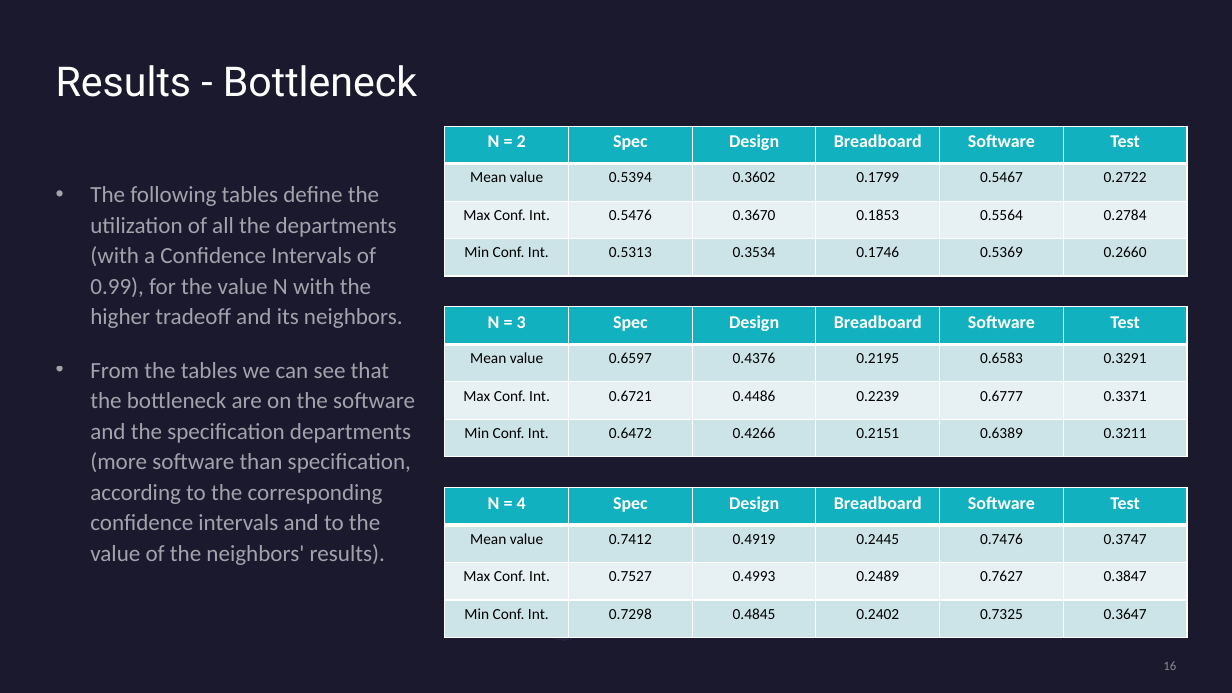
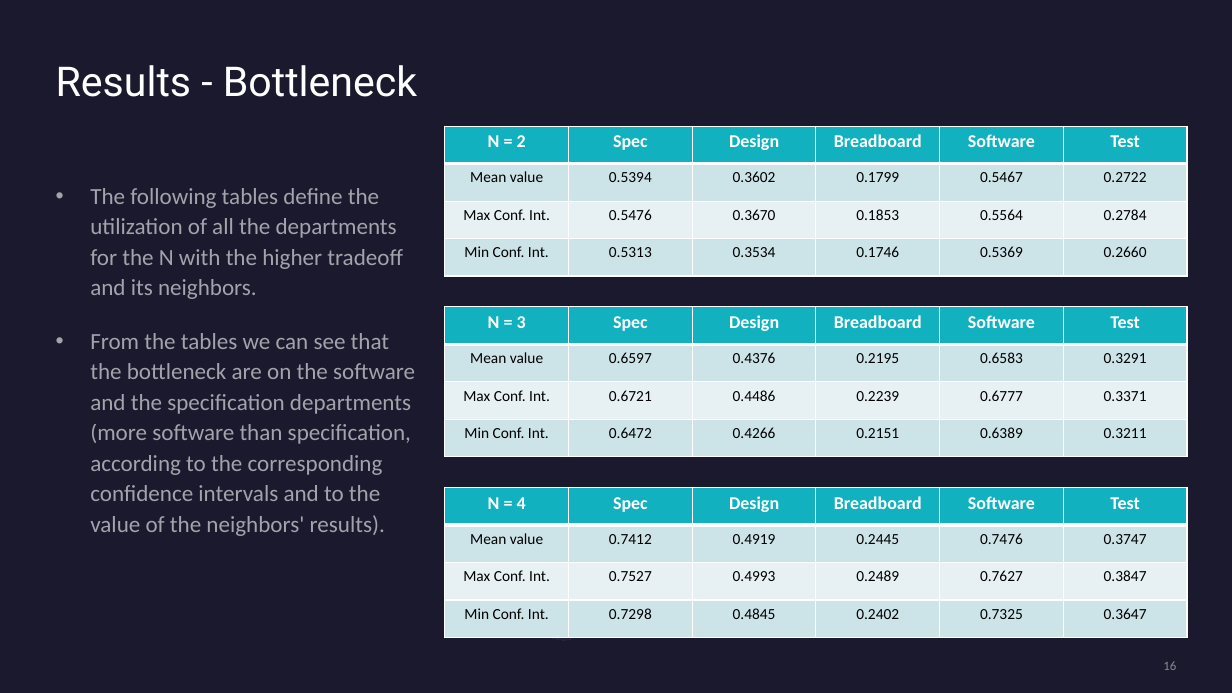
Before and after one commit to TiaSirio/Performance-Evaluation, a slide deck: slide 16 of Project/Project C.pptx. Drawn at 1232x693 pixels with LibreOffice and Linux fonts; fonts in the diff are those of the drawing. Boxes give left, top, right and bottom in pixels: in the first picture for what was removed or moved away, otherwise in the second. Text is boxed around its words. In the diff, an @@ line names an element or a change of style, - is before the commit and + after.

```diff
--- a/Project/Project C.pptx
+++ b/Project/Project C.pptx
@@ text at <box>90,188,403,299</box>: text changed @@
-• The following tables define the utilization of all the departments (with a Confidence Intervals of 0.99), for the value N with the higher tradeoff and its neighbors.
+• The following tables define the utilization of all the departments for the N with the higher tradeoff and its neighbors.
```
Also in this commit, not shown: 2 other slides changed, 3 other files.
